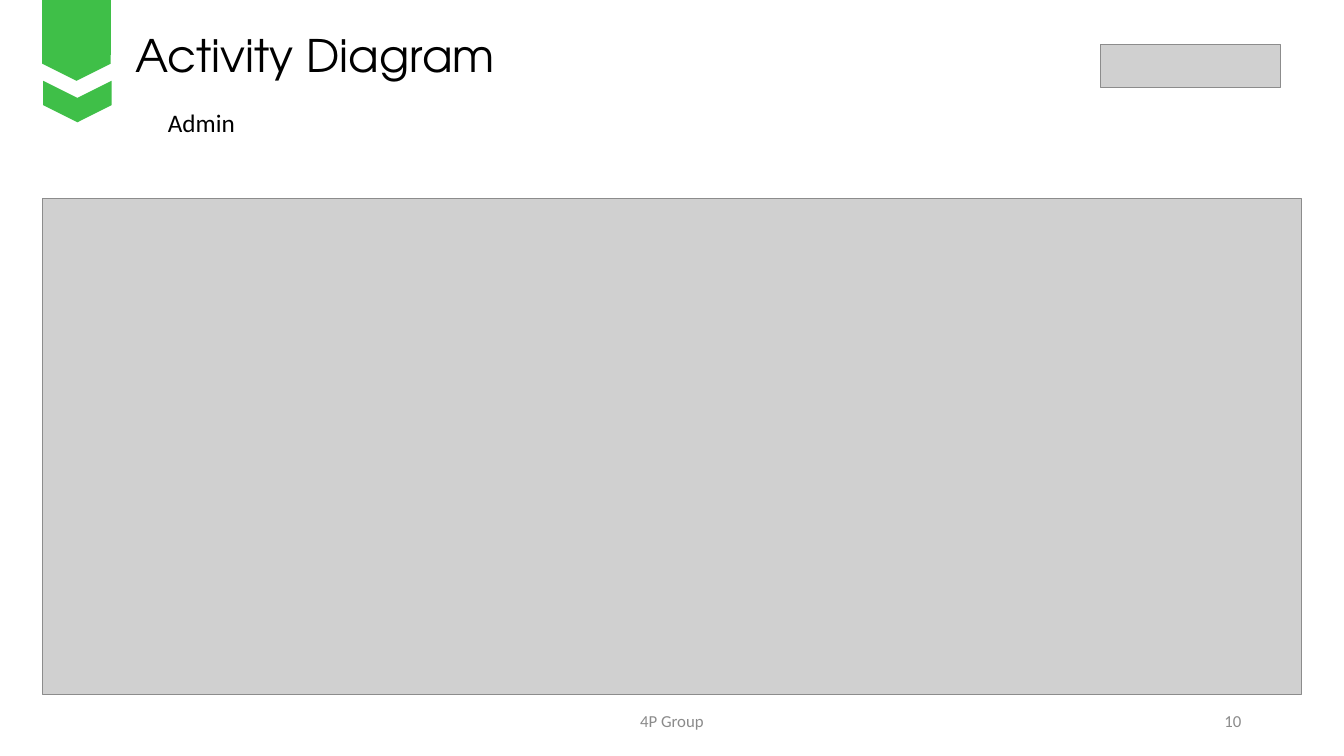
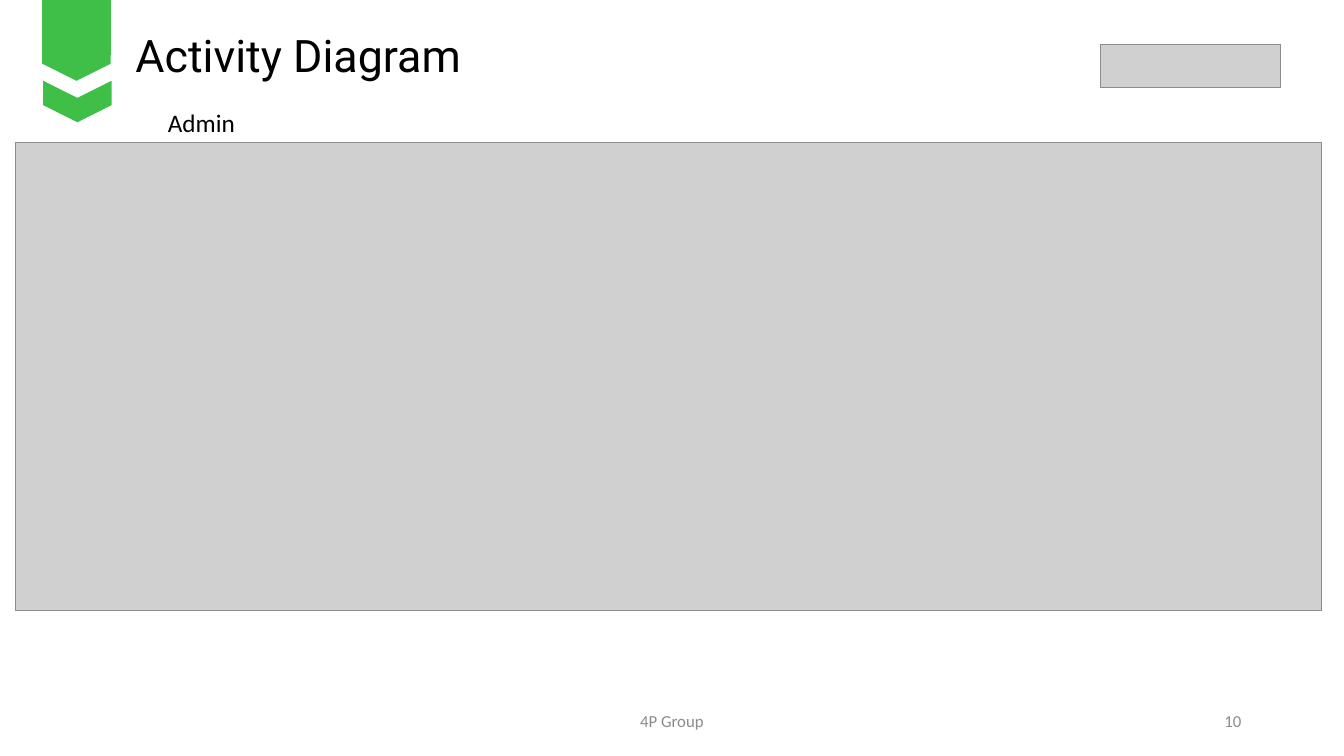
Before and after one commit to nhanntce/Fall_Group01, a slide deck: slide 10 of [Group 01][4P Food][PowerPointSWD].pptx. Drawn at 1344x756 pixels with LibreOffice and Linux fonts; fonts in the diff are those of the drawing; grey boxes stand for pictures. Boxes give left, top, right and bottom in pixels: in the first picture for what was removed or moved away, otherwise in the second. Text is boxed around its words. In the diff, an @@ line names an element or a change of style, - is before the commit and + after.

```diff
--- a/[Group 01][4P Food][PowerPointSWD].pptx
+++ b/[Group 01][4P Food][PowerPointSWD].pptx
@@ text "Activity Diagram" at [135,39,461,82]: font TeX Gyre Adventor to Roboto @@
@@ picture: place and size @@
-picture at [42,199,1302,695]
+picture at [16,143,1323,611]
```
Also in this commit, not shown: 12 other slides changed, 13 other files.
